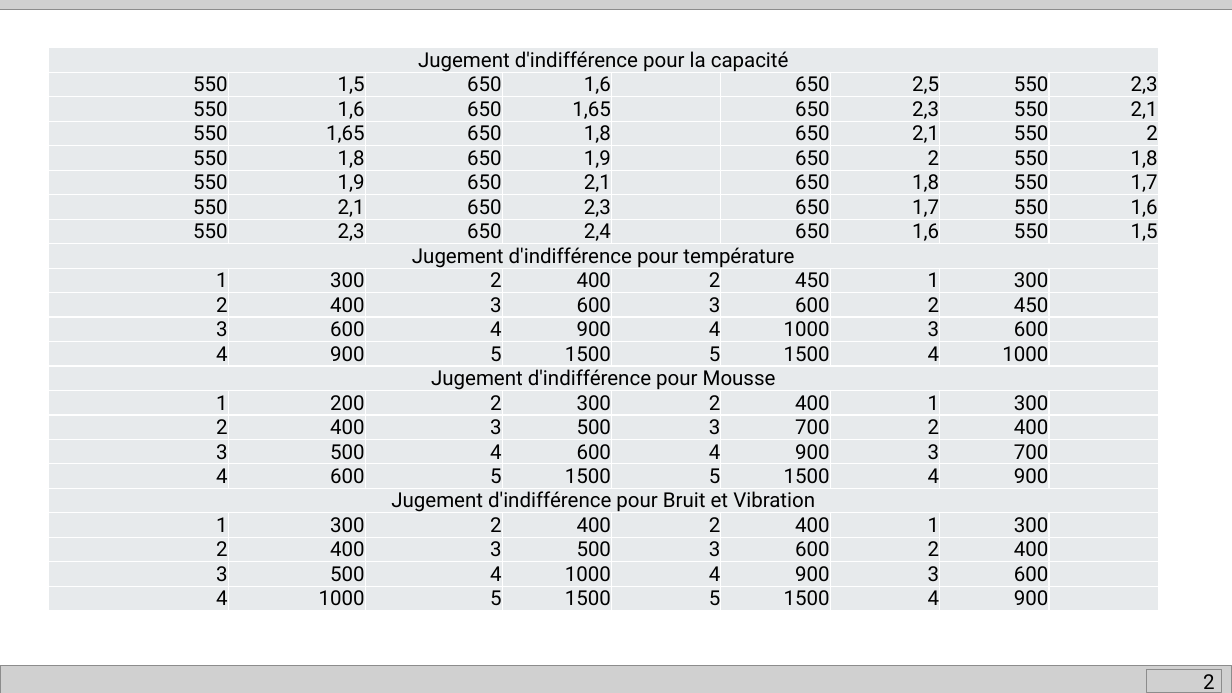
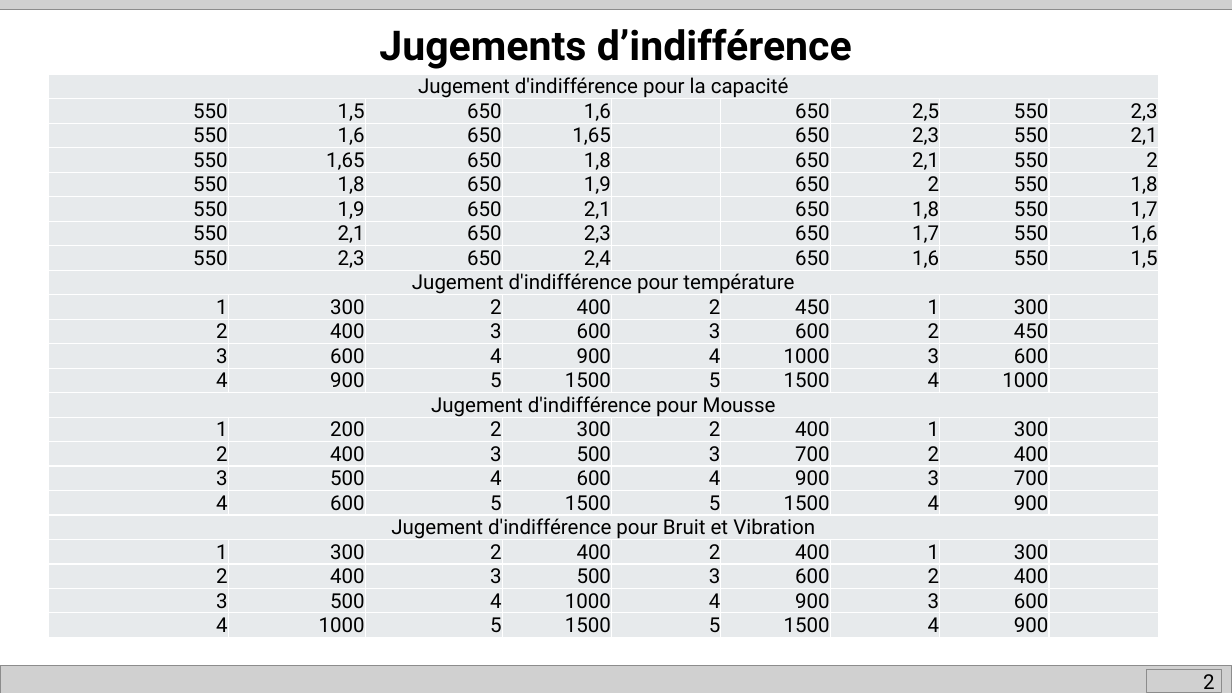
Before and after one commit to NoFOUC/projetaidmulticrit, a slide deck: slide 3 of Présentation.pptx. Drawn at 1232x693 pixels with LibreOffice and Linux fonts; fonts in the diff are those of the drawing; grey boxes stand for pictures. Boxes give left, top, right and bottom in pixels: in the first picture for what was removed or moved away, otherwise in the second. Text is boxed around its words. In the diff, an @@ line names an element or a change of style, - is before the commit and + after.

```diff
--- a/Présentation.pptx
+++ b/Présentation.pptx
@@ text added at (379, 28, 852, 69), 32 pt, text #000000, bold @@
+Jugements d’indifférence
@@ table: place and size @@
-table at (48, 48, 1156, 629)
+table at (48, 74, 1156, 655)
```
Also in this commit, not shown: 1 other slide changed, 5 slides added, 1 slide removed, 1 other file.
